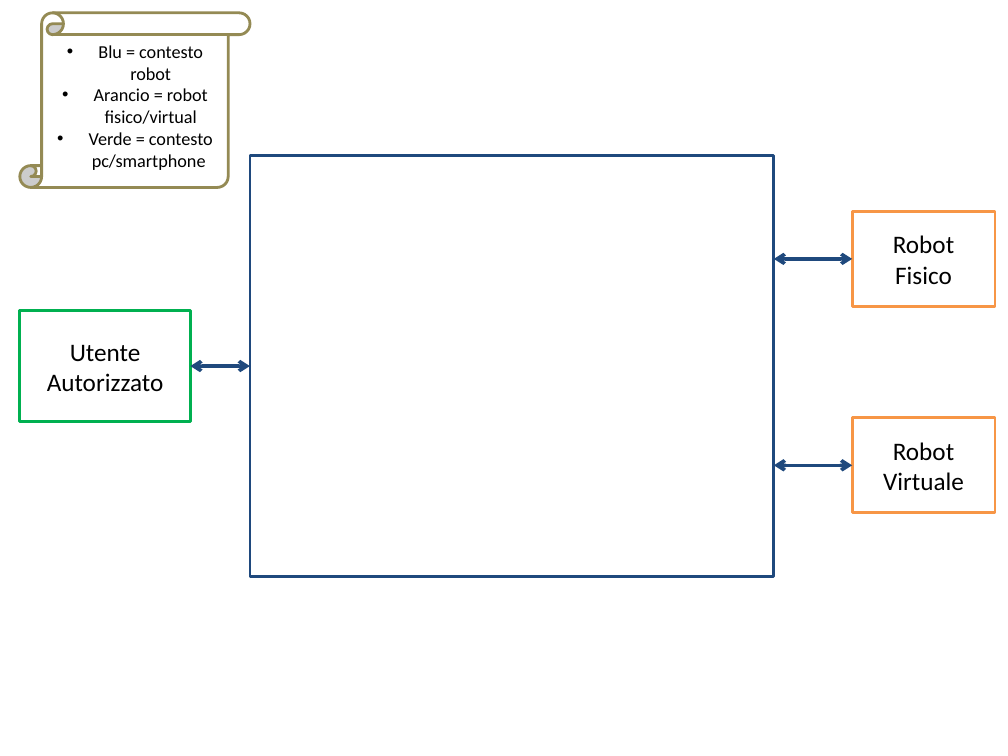
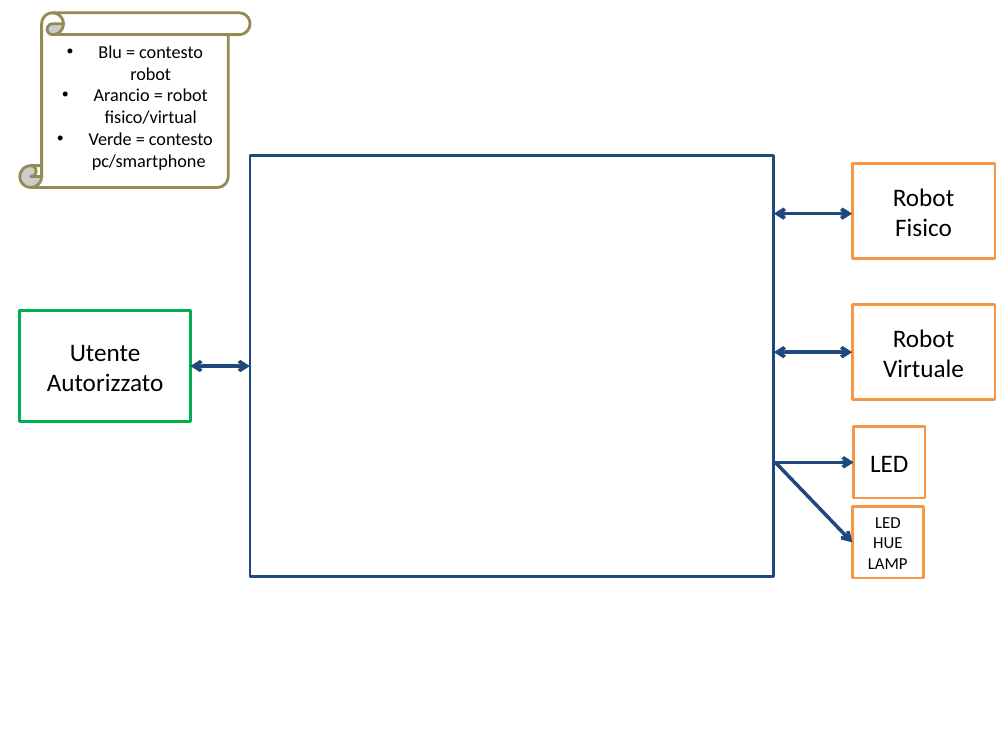
Before and after one commit to FraGio/iss2018, a slide deck: slide 2 of ArchitetturaInformale/ArchGen.pptx (slide 1 before the commit). Drawn at 1008x756 pixels with LibreOffice and Linux fonts; fonts in the diff are those of the drawing. Boxes give left, top, right and bottom in pixels: in the first picture for what was removed or moved away, otherwise in the second. Text is boxed around its words. In the diff, an @@ line names an element or a change of style, - is before the commit and + after.

```diff
--- a/ArchitetturaInformale/ArchGen.pptx
+++ b/ArchitetturaInformale/ArchGen.pptx
@@ rectangle "Robot": place and size @@
-rectangle "Robot" at bbox=[852, 212, 995, 306]
+rectangle "Robot" at bbox=[852, 163, 995, 258]
@@ double arrow moved from (774, 259) - (852, 259) to (774, 214) - (852, 214) @@
@@ rectangle "Robot": place and size @@
-rectangle "Robot" at bbox=[852, 417, 995, 512]
+rectangle "Robot" at bbox=[852, 304, 995, 399]
@@ double arrow moved from (774, 466) - (852, 466) to (774, 352) - (852, 352) @@
@@ rectangle added at bbox=[854, 426, 925, 498], fill #FFFFFF, outline #F79646 2 pt, 18 pt, text #000000 @@
+LED
@@ arrow added from (775, 463) to (854, 463), #1F497D 2.5 pt @@
@@ arrow added from (775, 463) to (852, 542), #1F497D 2.5 pt @@
@@ rectangle added at bbox=[852, 507, 923, 579], fill #FFFFFF, outline #F79646 2 pt, 12 pt, text #000000 @@
+LED
+HUE
+LAMP
```
Also in this commit, not shown: 3 other slides changed, 1 slide added, 13 other files.
